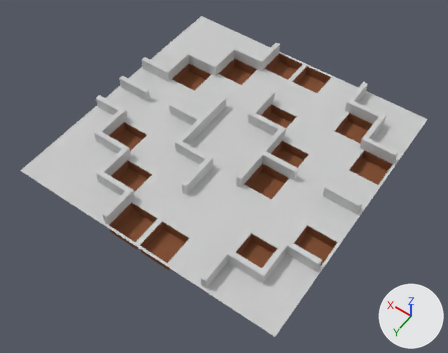
An edit to the FBX model AINT254/Assets/Models/LevelJustPits.FBX, drawn before and after from the same camera.
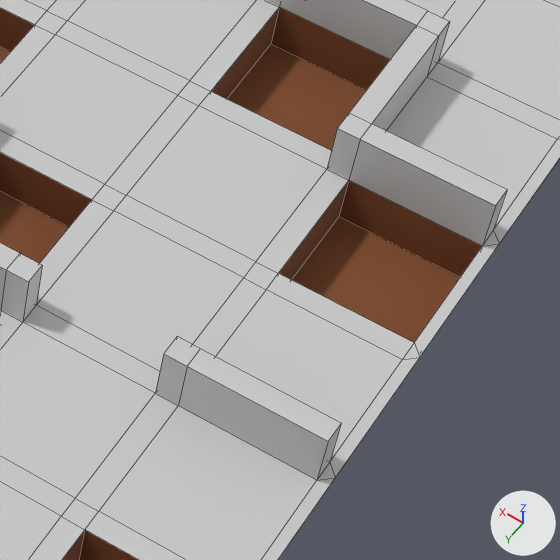
Each version appears first whole from a 50 mm camera at (-4.38, 6.35, 8.87) aimed at (-0.18, 0.47, -0.37), and next in a close-up on the part from 65% to 91% of the width and 32% to 66% of the height. Arrows for +X, +Y and +Z are at lower right; the lights stay in place. The close-ups show mesh edges as thin lines. Where no turn or scale is listed for an object, it has been applied to the vertices.

Names of what the first close-up shows: 'FloorFour', 'InnerWallsJustPits'.
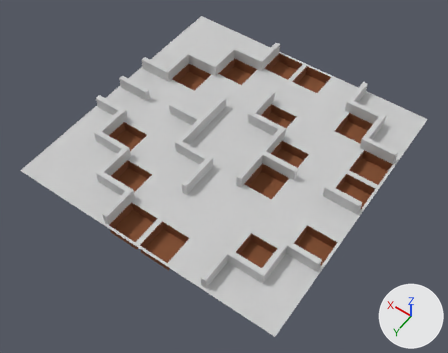
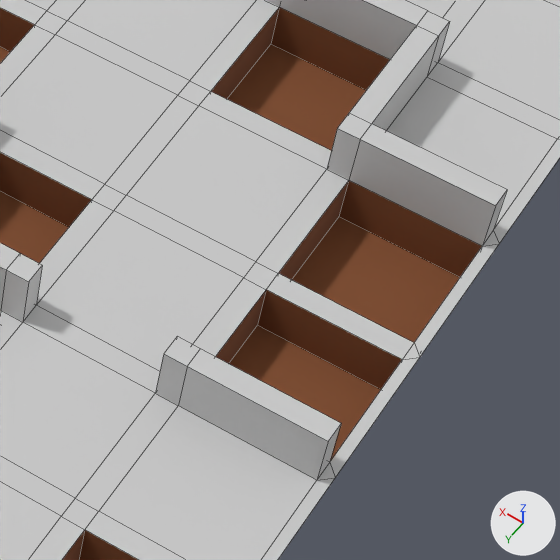
Edits to the scene script, one JSON object a line:
```json
{"block": "me_mesh", "where": "me_mesh.from_pydata(...)  # 348 vertices, 283 faces; spans x -2.75..2.75, y -2.75..2.75, z -0.23..0.0"}
{"block": "me_mesh", "where": "# used by ob_floorfour; location = (0.0, 0.0, 0.0)"}
{"block": "me_mesh", "where": "# verts and faces of me_mesh; kept vertices keep their numbers, new ones are numbered from 348"}
{"block": "me_mesh", "where": "# before: 36 (-2.7, -0.05, 0.0) at pixel (329, 462), 147 (-2.7, -0.64, 0.0) at pixel (402, 359), 150 (-2.12, -0.64, 0.0) at pixel (266, 289), 176 (-2.12, -0.05, 0.0)"}
{"block": "me_mesh", "change": "me_mesh part 1"}
{"op": "add", "block": "me_mesh", "code": "delete_faces([(36, 147, 150, 176)])"}
{"op": "add", "block": "me_mesh", "code": "for new, old in zip([*range(348, 352)], [36, 147, 150, 176]): verts[new] = verts[old] + (0.0, 0.0, -0.23)"}
{"op": "add", "block": "me_mesh", "code": "faces += [(348, 349, 350, 351), (36, 147, 349, 348), (147, 150, 350, 349), (150, 176, 351, 350), (36, 348, 351, 176)]  # mat_wood (brown #834d2a)"}
```

Location of each change, (x1, y1, x2, y2) in pixels of the close-ups (560 x 560 px):
```json
{"part": 1, "of": "me_mesh", "change": "built on", "before": [216, 290, 402, 461], "after": [216, 290, 402, 461]}
```
